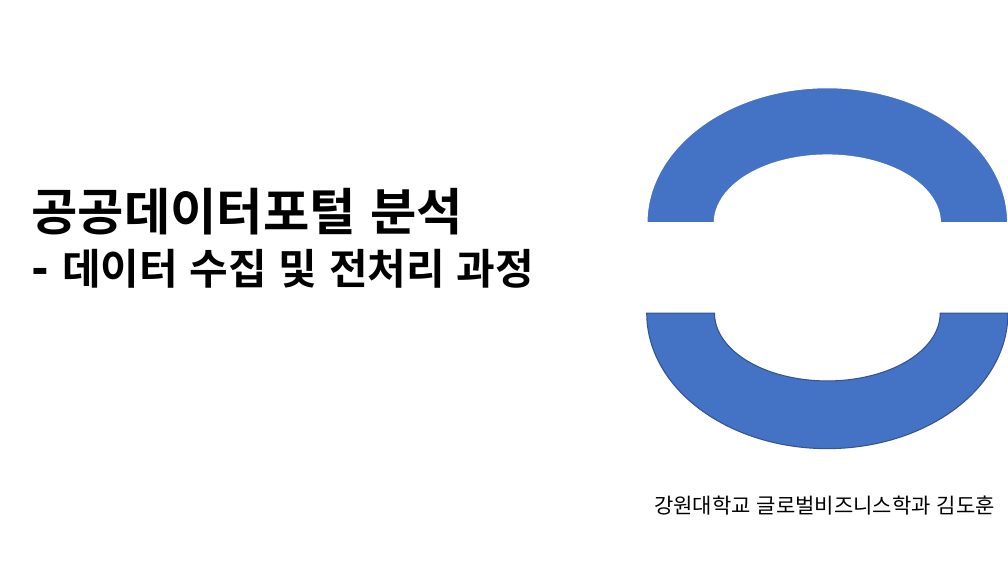
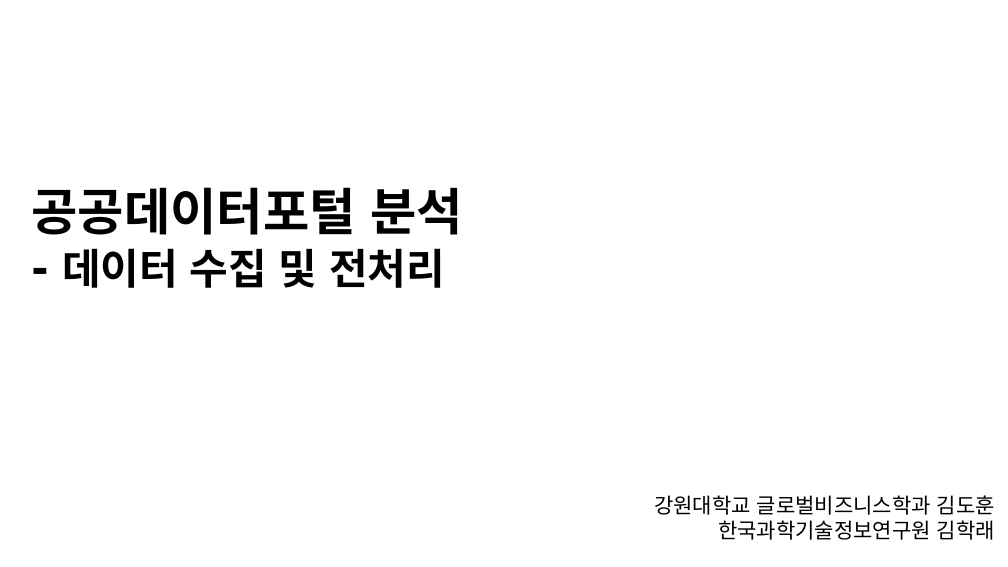
Before and after one commit to Open-Knowledge-Korea/open-data-portal-analysis, a slide deck: slide 1 of analysed-data-source/data-portal-process.pptx. Drawn at 1008x567 pixels with LibreOffice and Linux fonts; fonts in the diff are those of the drawing. Boxes give left, top, right and bottom in pixels: in the first picture for what was removed or moved away, otherwise in the second. Text is boxed around its words. In the diff, an @@ line names an element or a change of style, - is before the commit and + after.

Commit message:
분석용 데이터
데이터 전처리 과정 및 분석용 데이터

```diff
--- a/analysed-data-source/data-portal-process.pptx
+++ b/analysed-data-source/data-portal-process.pptx
@@ arch (boxed as its full ring) removed at [647,88,1008,358] @@
@@ arch (boxed as its full ring) removed at [647,178,1008,448] @@
@@ title at [32,187,463,288]: text changed; size 40 to 48 pt @@
-공공데이터포털 분석
-- 데이터 수집 및 전처리 과정
+공공데이터포털 분석
+- 데이터 수집 및 전처리
@@ text at [718,520,995,540]: paragraph added @@
+한국과학기술정보연구원 김학래
```
Also in this commit, not shown: 1 other file.
